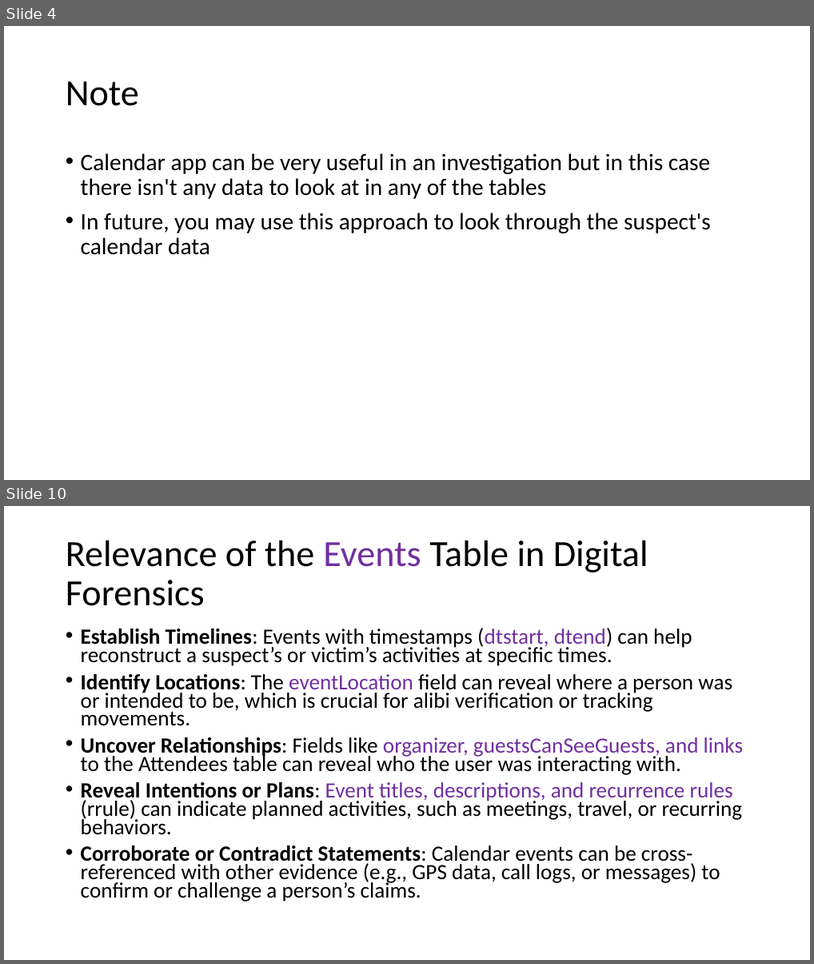
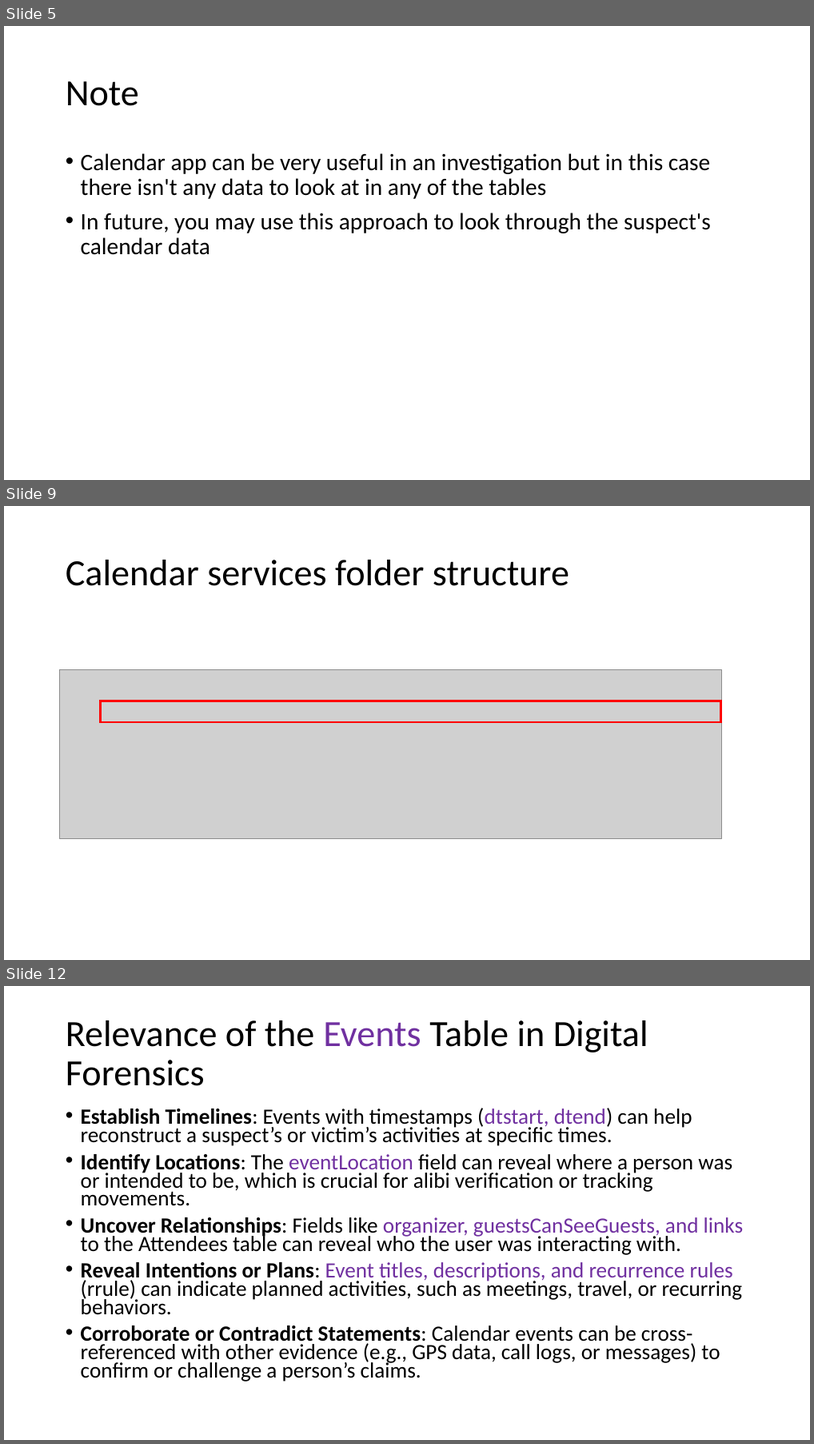
Before and after one commit to frankwxu/digital-forensics-lab, a slide deck: Android10/5_1_3_AOSP_App_Investigations_Calendar.pptx. Shown one above the other, each under a label of ours: slides 4 and 10 before the commit, slides 5, 9 and 12 after it; the slides between them are not shown. The pictures are 814x964 and 814x1444 pixels, drawn with LibreOffice and Linux fonts; fonts in the diff are those of the drawing; grey boxes stand for pictures; background and template pictures are left out. Boxes give left, top, right and bottom in pixels: in the first picture for what was removed or moved away, otherwise in the second. Text is boxed around its words. In the diff, an @@ line names an element or a change of style, - is before the commit and + after.

```diff
--- a/Android10/5_1_3_AOSP_App_Investigations_Calendar.pptx
+++ b/Android10/5_1_3_AOSP_App_Investigations_Calendar.pptx
@@ slide 9 added at bbox=[4, 506, 810, 960], background #FFFFFF @@
@@ title added at bbox=[66, 560, 570, 586], 44 pt, text #000000 @@
+Calendar services folder structure
@@ picture added at bbox=[60, 670, 722, 839] @@
@@ rectangle added at bbox=[100, 700, 721, 722], outline #FF0000 2.25 pt @@
@@ what was slide 4 is now slide 5 @@
@@ what was slide 10 is now slide 12 @@
```
Also in this commit, not shown: 5 slides changed, 3 other slides added, 3 slides removed.
